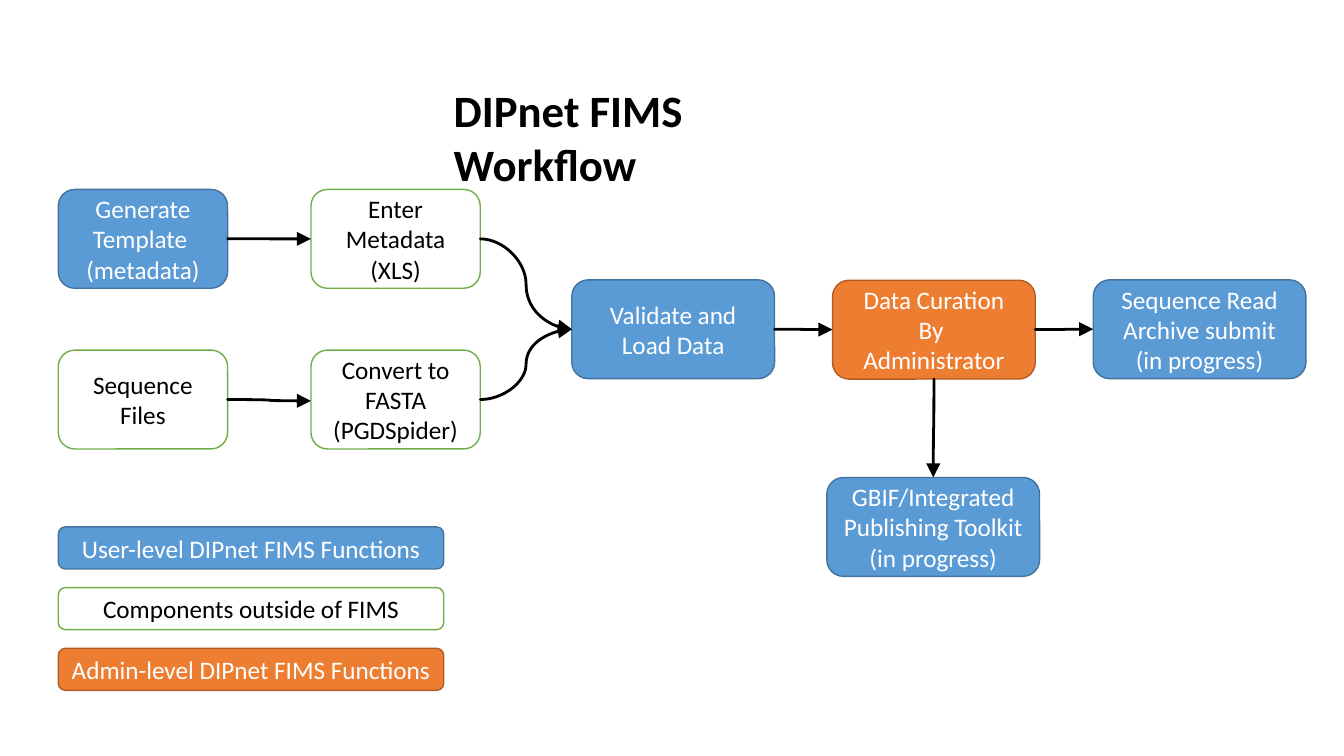
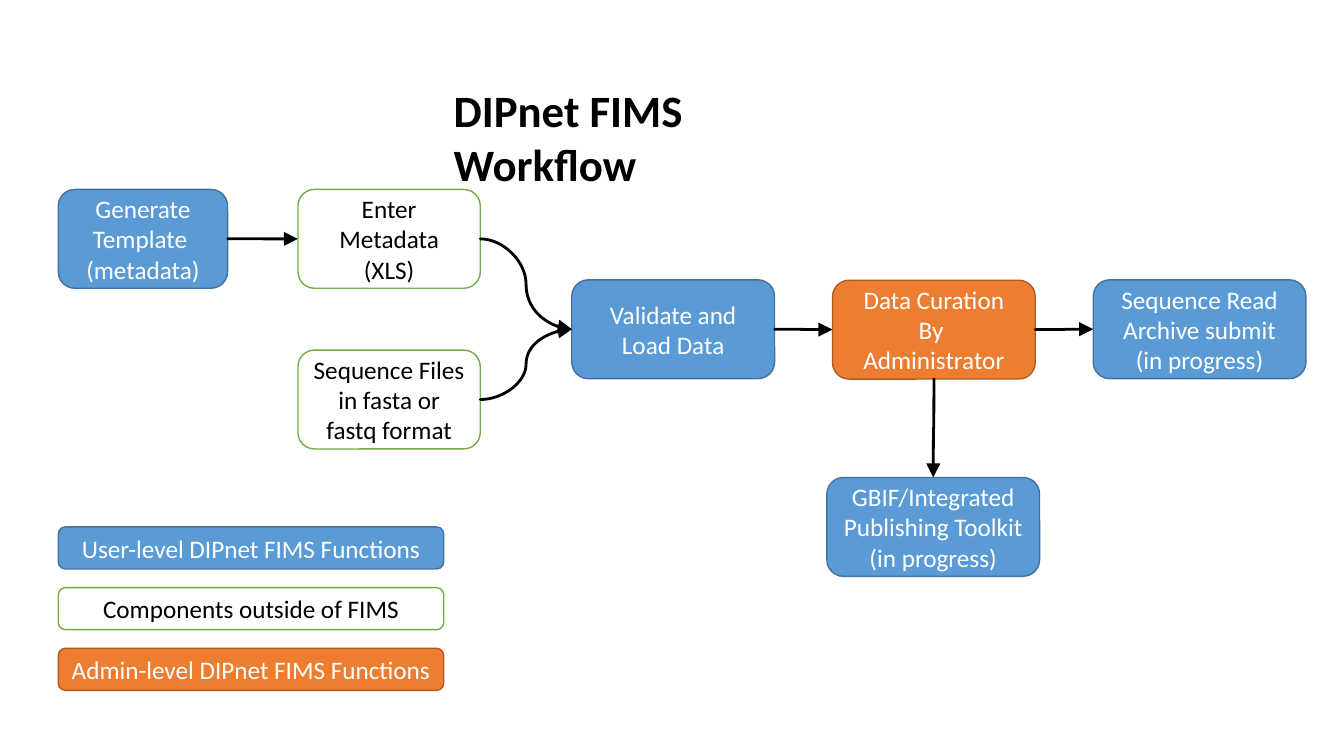
Before and after one commit to biocodellc/geome-db, a slide deck: slide 1 of src/main/web/docs/dipnetWorkflow.pptx. Drawn at 1344x756 pixels with LibreOffice and Linux fonts; fonts in the diff are those of the drawing. Boxes give left, top, right and bottom in pixels: in the first picture for what was removed or moved away, otherwise in the second. Text is boxed around its words. In the diff, an @@ line names an element or a change of style, - is before the commit and + after.

```diff
--- a/src/main/web/docs/dipnetWorkflow.pptx
+++ b/src/main/web/docs/dipnetWorkflow.pptx
@@ rounded rectangle "Enter Metadata (XLS)": place and size @@
-rounded rectangle "Enter Metadata (XLS)" at <box>312,190,481,288</box>
+rounded rectangle "Enter Metadata (XLS)" at <box>298,190,481,288</box>
@@ curved arrow moved from (228, 239) - (312, 239) to (228, 239) - (298, 239) @@
@@ rounded rectangle "Sequence Files in fasta or ...": place and size @@
-rounded rectangle "Sequence Files in fasta or ..." at <box>58,350,228,449</box>
+rounded rectangle "Sequence Files in fasta or ..." at <box>298,350,481,449</box>
@@ rounded rectangle removed at <box>312,350,481,449</box> @@
-Convert to FASTA (PGDSpider)
@@ text in rounded rectangle at <box>314,361,464,443</box>: text changed @@
-Sequence Files
+Sequence Files in fasta or fastq format
@@ curved arrow removed from (228, 399) to (312, 401) @@
```
Also in this commit, not shown: 1 other file.
